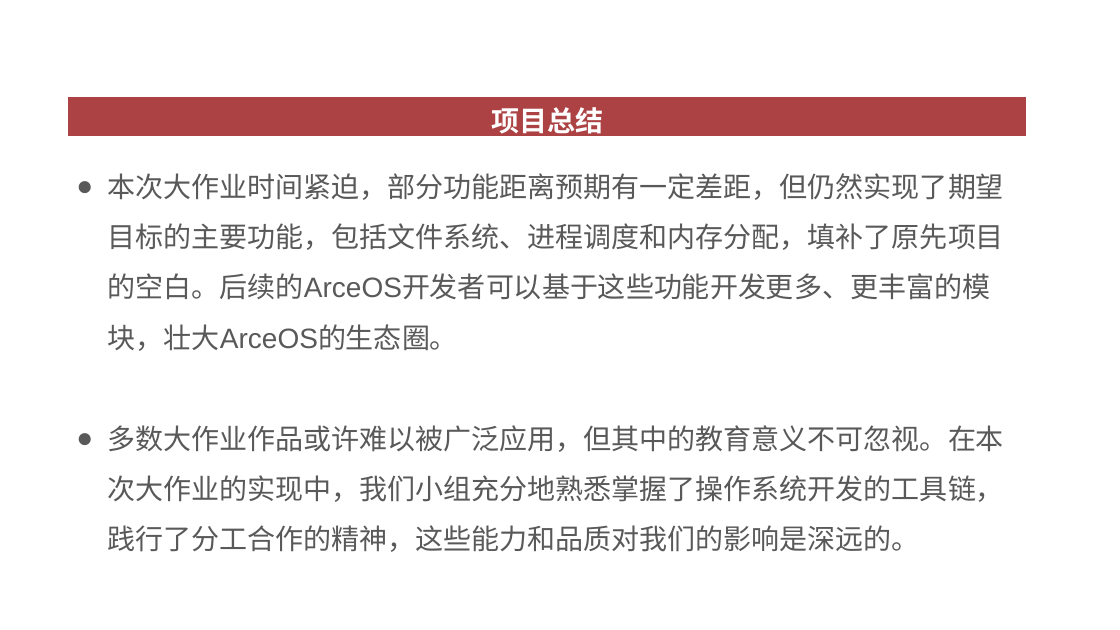
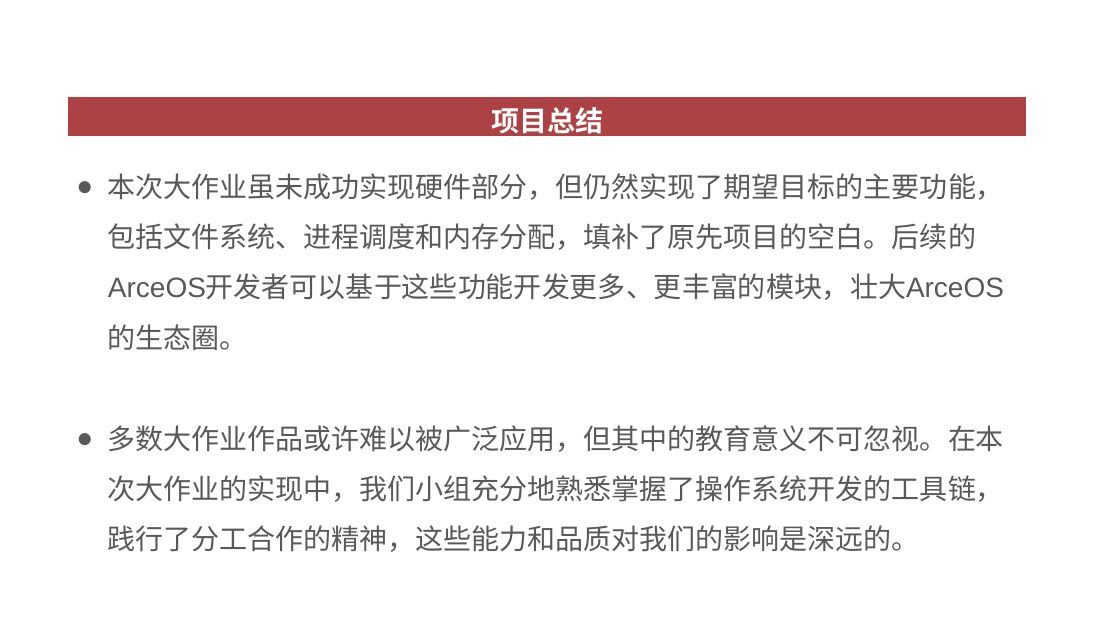
Before and after one commit to OSH-2023/Actus_Neopiritus, a slide deck: slide 35 of researches/结题汇报.pptx. Drawn at 1120x630 pixels with LibreOffice and Linux fonts; fonts in the diff are those of the drawing. Boxes give left, top, right and bottom in pixels: in the first picture for what was removed or moved away, otherwise in the second. Text is boxed around its words. In the diff, an @@ line names an element or a change of style, - is before the commit and + after.

```diff
--- a/researches/结题汇报.pptx
+++ b/researches/结题汇报.pptx
@@ text at [108,173,1004,350]: text changed @@
-● 本次大作业时间紧迫，部分功能距离预期有一定差距，但仍然实现了期望目标的主要功能，包括文件系统、进程调度和内存分配，填补了原先项目的空白。后续的ArceOS开发者可以基于这些功能开发更多、更丰富的模块，壮大ArceOS的生态圈。
+● 本次大作业虽未成功实现硬件部分，但仍然实现了期望目标的主要功能，包括文件系统、进程调度和内存分配，填补了原先项目的空白。后续的ArceOS开发者可以基于这些功能开发更多、更丰富的模块，壮大ArceOS的生态圈。
```
Also in this commit, not shown: 1 other slide changed.
